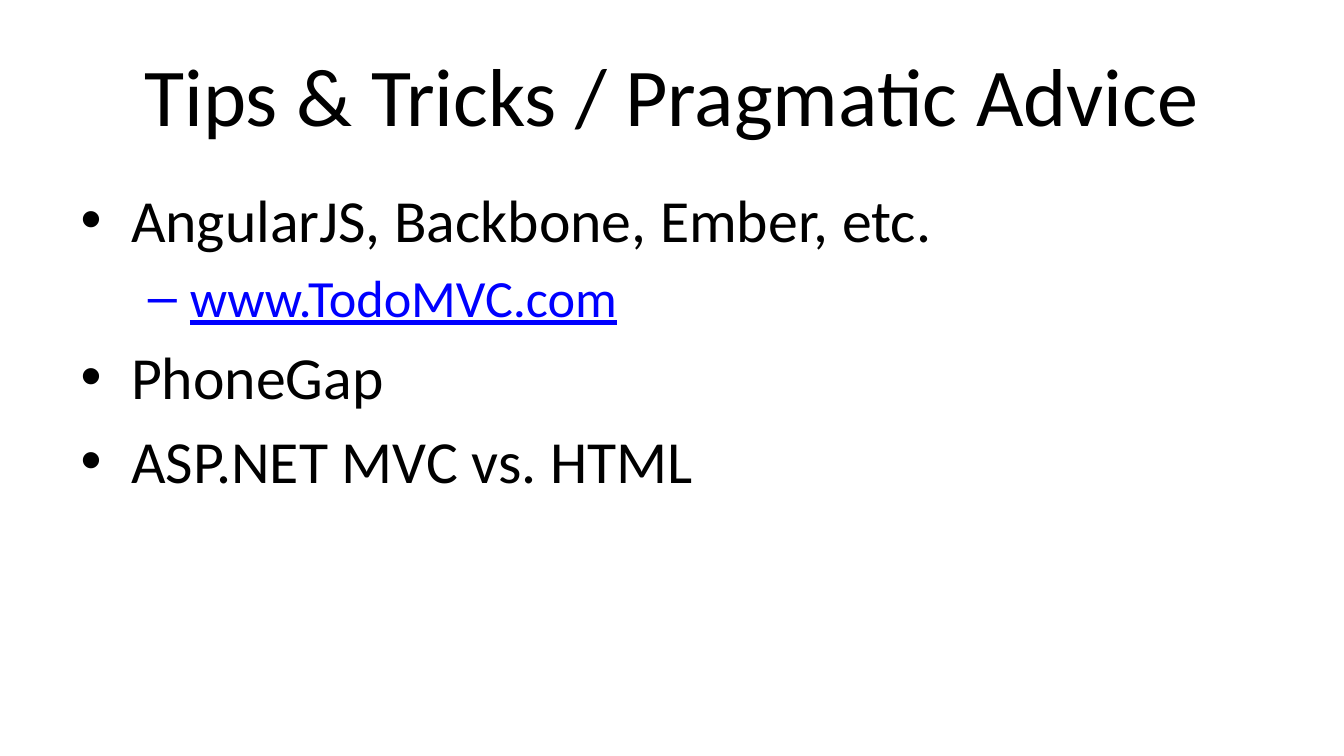
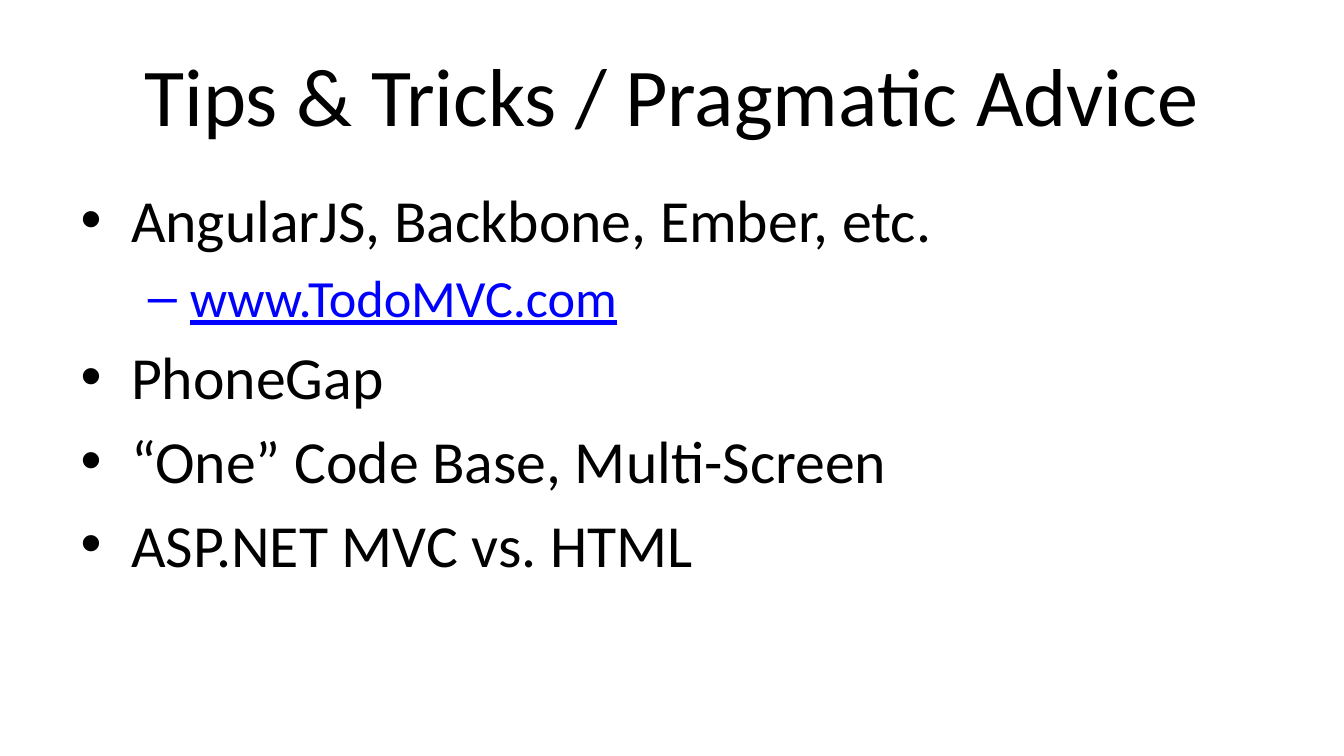
Before and after one commit to DeveloperInfra/Bookshelf-poc, a slide deck: slide 13 of slides/Build Windows Store Apps using Javascript.pptx (slide 14 before the commit). Drawn at 1344x756 pixels with LibreOffice and Linux fonts; fonts in the diff are those of the drawing; background and template pictures are left out. Boxes give left, top, right and bottom in pixels: in the first picture for what was removed or moved away, otherwise in the second. Text is boxed around its words. In the diff, an @@ line names an element or a change of style, - is before the commit and + after.

```diff
--- a/slides/Build Windows Store Apps using Javascript.pptx
+++ b/slides/Build Windows Store Apps using Javascript.pptx
@@ text at bbox=[131, 440, 886, 491]: paragraph added @@
+• “One” Code Base, Multi-Screen
```
Also in this commit, not shown: 1 slide removed, 1 other file.
